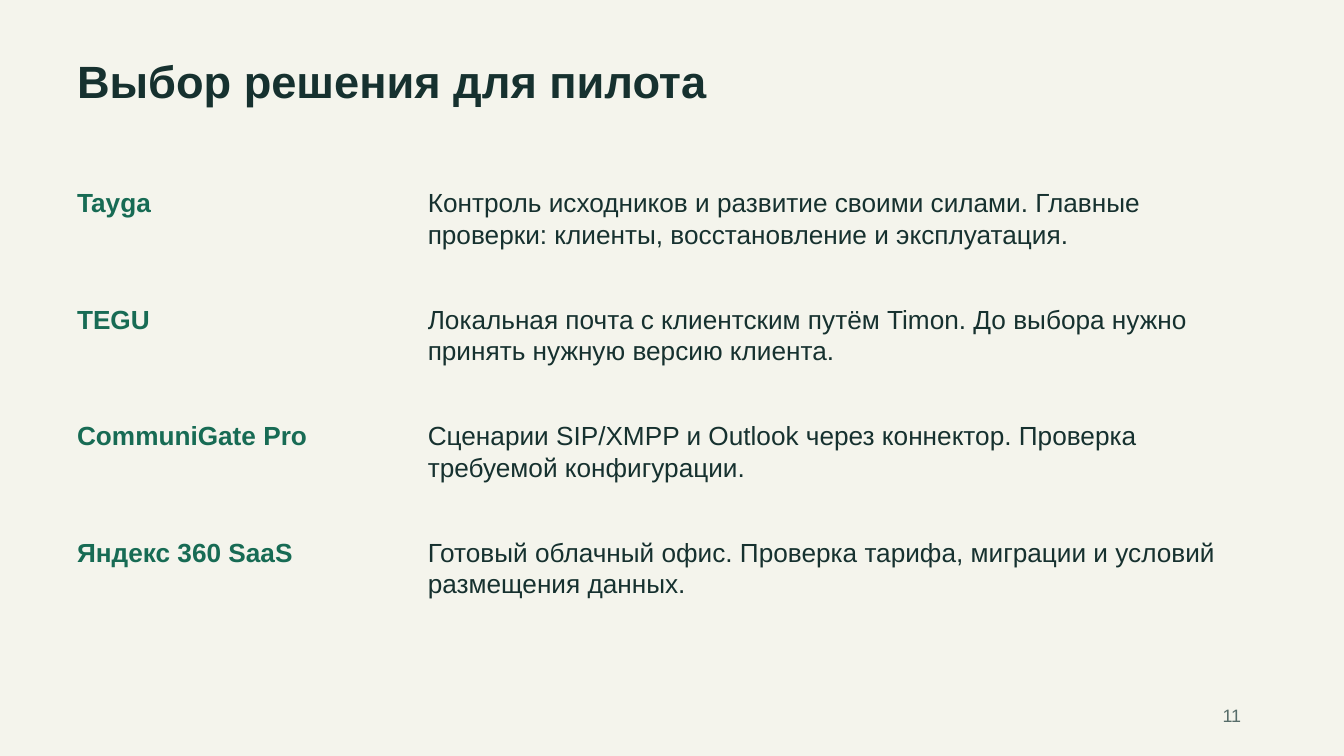
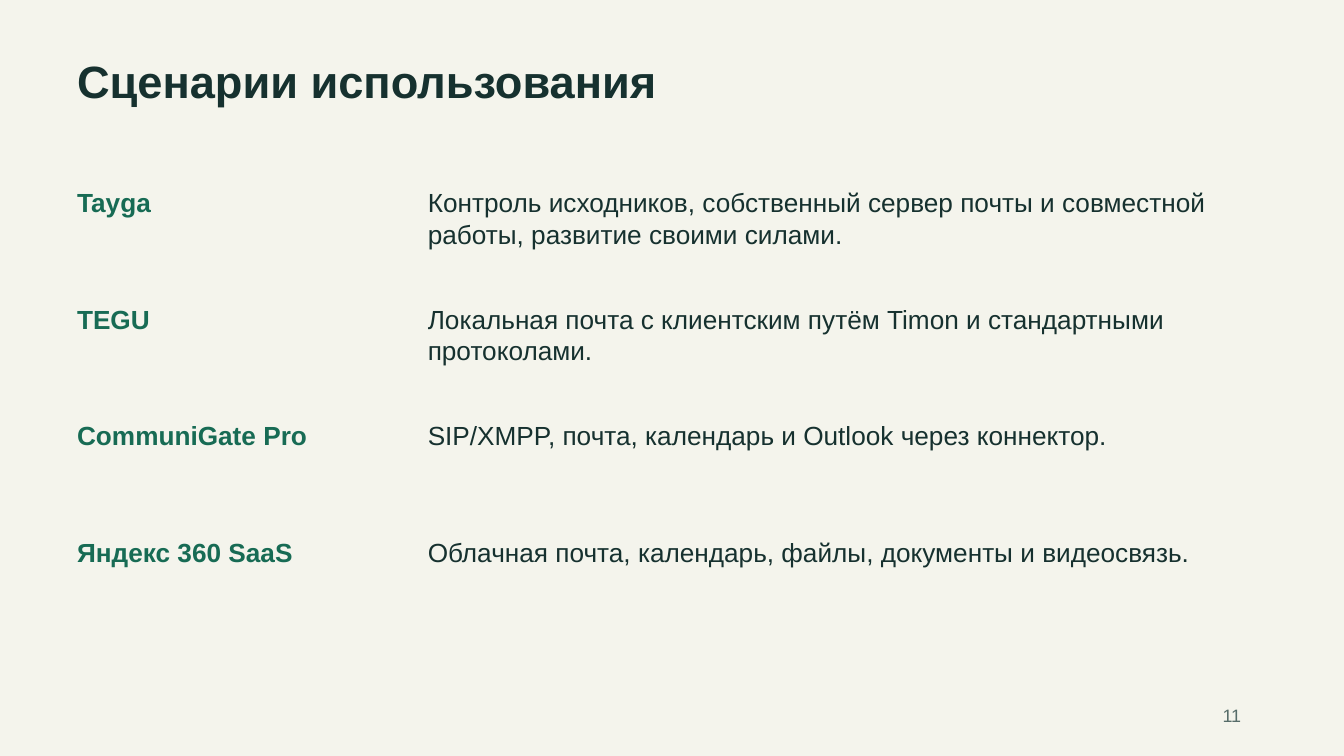
Before and after one commit to rkislov/tayga-mail-server, a slide deck: slide 11 of docs/presentations/tayga-competitors-2026-11-19.pptx. Drawn at 1344x756 pixels with LibreOffice and Linux fonts; fonts in the diff are those of the drawing. Boxes give left, top, right and bottom in pixels: in the first picture for what was removed or moved away, otherwise in the second. Text is boxed around its words. In the diff, an @@ line names an element or a change of style, - is before the commit and + after.

```diff
--- a/docs/presentations/tayga-competitors-2026-11-19.pptx
+++ b/docs/presentations/tayga-competitors-2026-11-19.pptx
@@ text at (x1=77, y1=66, x2=657, y2=106): text changed @@
-Выбор решения для пилота
+Сценарии использования
@@ text at (x1=428, y1=192, x2=1205, y2=250): text changed @@
-Контроль исходников и развитие своими силами. Главные проверки: клиенты, восстановление и эксплуатация.
+Контроль исходников, собственный сервер почты и совместной работы, развитие своими силами.
@@ text at (x1=428, y1=310, x2=1164, y2=366): text changed @@
-Локальная почта с клиентским путём Timon. До выбора нужно принять нужную версию клиента.
+Локальная почта с клиентским путём Timon и стандартными протоколами.
@@ text at (x1=428, y1=426, x2=1107, y2=451): text changed @@
-Сценарии SIP/XMPP и Outlook через коннектор. Проверка требуемой конфигурации.
+SIP/XMPP, почта, календарь и Outlook через коннектор.
@@ text at (x1=428, y1=542, x2=1189, y2=568): text changed @@
-Готовый облачный офис. Проверка тарифа, миграции и условий размещения данных.
+Облачная почта, календарь, файлы, документы и видеосвязь.
```
Also in this commit, not shown: 36 other slides changed, 2 slides removed, 4 other files.
